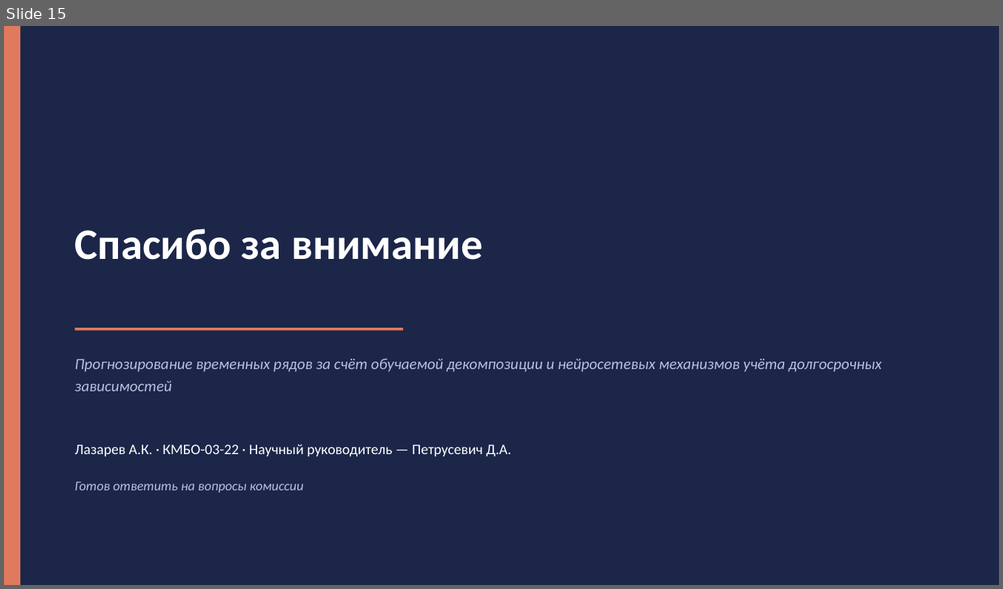
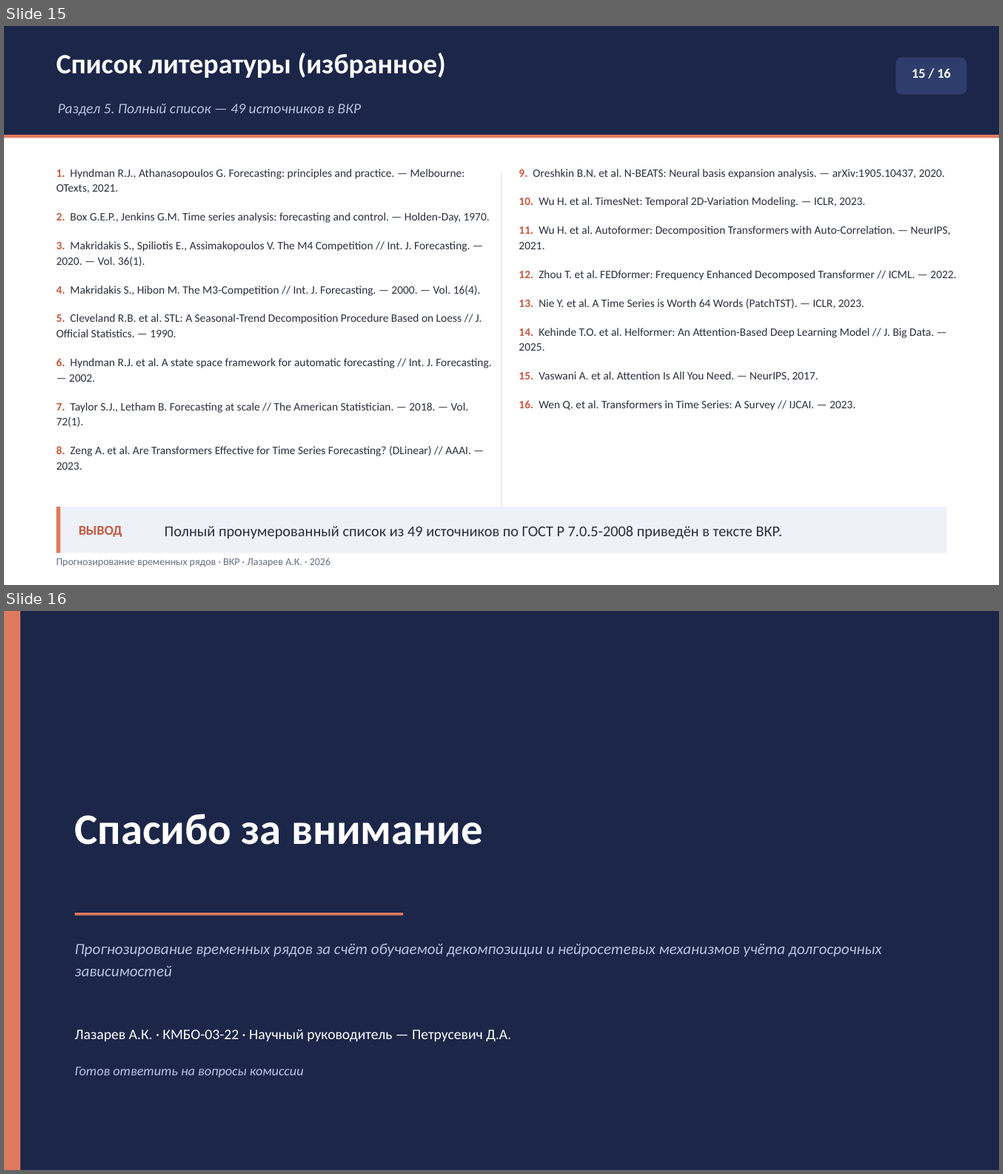
Before and after one commit to Prost444/Hybrid-models-for-TS-processing, a slide deck: docs/Презентация_Лазарев_ВКР.pptx. Shown one above the other, each under a label of ours: slide 15 before the commit, slides 15 and 16 after it. The pictures are 1003x589 and 1003x1174 pixels, drawn with LibreOffice and Linux fonts; fonts in the diff are those of the drawing. Boxes give left, top, right and bottom in pixels: in the first picture for what was removed or moved away, otherwise in the second. Text is boxed around its words. In the diff, an @@ line names an element or a change of style, - is before the commit and + after.

```diff
--- a/docs/Презентация_Лазарев_ВКР.pptx
+++ b/docs/Презентация_Лазарев_ВКР.pptx
@@ slide 15 added at (4, 26, 999, 585), background #FFFFFF @@
@@ rectangle added at (4, 26, 999, 135), fill #1B2649 @@
@@ text added at (57, 53, 446, 78), 27 pt, text #FFFFFF, bold @@
+Список литературы (избранное)
@@ rounded rectangle added at (896, 57, 967, 95), fill #2E3D6B @@
@@ text added at (911, 68, 950, 78), 13 pt, text #FFFFFF, bold @@
+15 / 16
@@ text added at (58, 104, 361, 116), 14 pt, text #B7C2DE, italic @@
+Раздел 5. Полный список — 49 источников в ВКР
@@ rectangle added at (4, 135, 999, 138), fill #E07A5F @@
@@ text added at (57, 169, 491, 470), 11 pt, text #292E3A @@
+1. Hyndman R.J., Athanasopoulos G. Forecasting: principles and practice. — Melbourne: OTexts, 2021.
+2. Box G.E.P., Jenkins G.M. Time series analysis: forecasting and control. — Holden-Day, 1970.
+3. Makridakis S., Spiliotis E., Assimakopoulos V. The M4 Competition // Int. J. Forecasting. — 2020. — Vol. 36(1).
+4. Makridakis S., Hibon M. The M3-Competition // Int. J. Forecasting. — 2000. — Vol. 16(4).
+5. Cleveland R.B. et al. STL: A Seasonal-Trend Decomposition Procedure Based on Loess // J. Official Statistics. — 1990.
+6. Hyndman R.J. et al. A state space framework for automatic forecasting // Int. J. Forecasting. — 2002.
+7. Taylor S.J., Letham B. Forecasting at scale // The American Statistician. — 2018. — Vol. 72(1).
+8. Zeng A. et al. Are Transformers Effective for Time Series Forecasting? (DLinear) // AAAI. — 2023.
@@ rectangle added at (501, 172, 502, 507), fill #D7DDEA @@
@@ text added at (518, 169, 956, 411), 11 pt, text #292E3A @@
+9. Oreshkin B.N. et al. N-BEATS: Neural basis expansion analysis. — arXiv:1905.10437, 2020.
+10. Wu H. et al. TimesNet: Temporal 2D-Variation Modeling. — ICLR, 2023.
+11. Wu H. et al. Autoformer: Decomposition Transformers with Auto-Correlation. — NeurIPS, 2021.
+12. Zhou T. et al. FEDformer: Frequency Enhanced Decomposed Transformer // ICML. — 2022.
+13. Nie Y. et al. A Time Series is Worth 64 Words (PatchTST). — ICLR, 2023.
+14. Kehinde T.O. et al. Helformer: An Attention-Based Deep Learning Model // J. Big Data. — 2025.
+15. Vaswani A. et al. Attention Is All You Need. — NeurIPS, 2017.
+16. Wen Q. et al. Transformers in Time Series: A Survey // IJCAI. — 2023.
@@ rectangle added at (57, 507, 946, 554), fill #EEF1F7 @@
@@ rectangle added at (57, 507, 61, 554), fill #E07A5F @@
@@ text added at (79, 526, 122, 537), 13 pt, text #C25A40, bold @@
+ВЫВОД
@@ text added at (165, 526, 782, 540), 14.5 pt, text #292E3A @@
+Полный пронумерованный список из 49 источников по ГОСТ Р 7.0.5-2008 приведён в тексте ВКР.
@@ rectangle added at (57, 551, 946, 552), fill #D7DDEA @@
@@ text added at (57, 558, 330, 568), 10 pt, text #666E82 @@
+Прогнозирование временных рядов · ВКР · Лазарев А.К. · 2026
@@ what was slide 15 is now slide 16 @@
```
Also in this commit, not shown: 12 slides changed, 1 other slide added, 1 slide removed, 6 other files.
